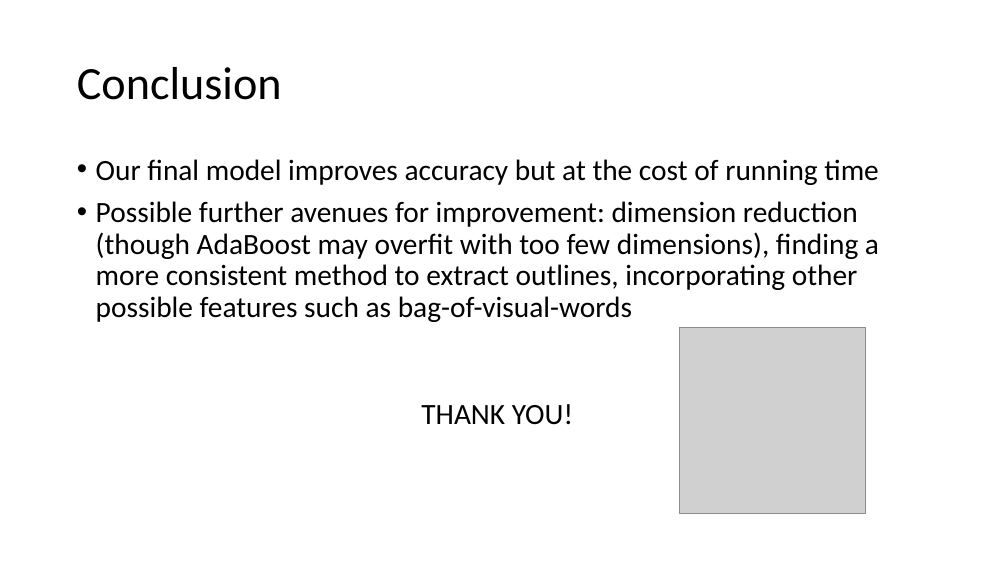
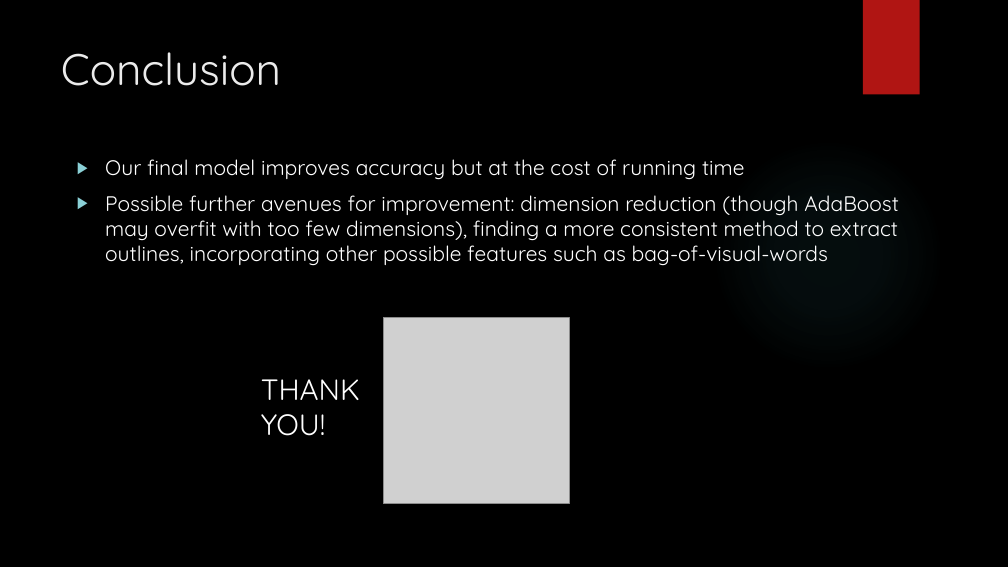
Before and after one commit to TZstatsADS/Spr2016-Proj3-Grp5, a slide deck: slide 13 of doc/presentation.pptx. Drawn at 1008x567 pixels with LibreOffice and Linux fonts; fonts in the diff are those of the drawing; grey boxes stand for pictures; background and template pictures are left out. Boxes give left, top, right and bottom in pixels: in the first picture for what was removed or moved away, otherwise in the second. Text is boxed around its words. In the diff, an @@ line names an element or a change of style, - is before the commit and + after.

```diff
--- a/doc/presentation.pptx
+++ b/doc/presentation.pptx
@@ background #FFFFFF to picture (left out) @@
@@ rectangle added at (863,0,920,95), fill #B01513 @@
@@ title "Conclusion": place and size @@
-title "Conclusion" at (77,67,282,100)
+title "Conclusion" at (61,52,281,86)
@@ title "Conclusion" at (61,52,281,86): size 44 to 42 pt, font Calibri to Quicksand, text colour #000000 to #EBEBEB; line spacing 0.9 to 1; vertical alignment middle to top @@
@@ ellipse added at (712,138,944,371), fill gradient #50B9C1 @@
@@ text "Our final model improves accuracy ..." at (105,159,899,266): size 28 to 20 pt, font Calibri to Quicksand, text colour #000000 to #FFFFFF; bullet • to ▶; line spacing 0.9 to 1 @@
@@ picture added at (383,318,569,504) @@
@@ picture removed at (679,328,865,514) @@
@@ text "THANK YOU!": place and size @@
-text "THANK YOU!" at (421,404,573,425)
+text "THANK YOU!" at (261,379,360,436)
@@ text "THANK YOU!" at (261,379,360,436): font Calibri to Quicksand, text colour #000000 to #FFFFFF @@
```
Also in this commit, not shown: 11 other slides changed, 1 slide added, 1 slide removed, 2 other files.
